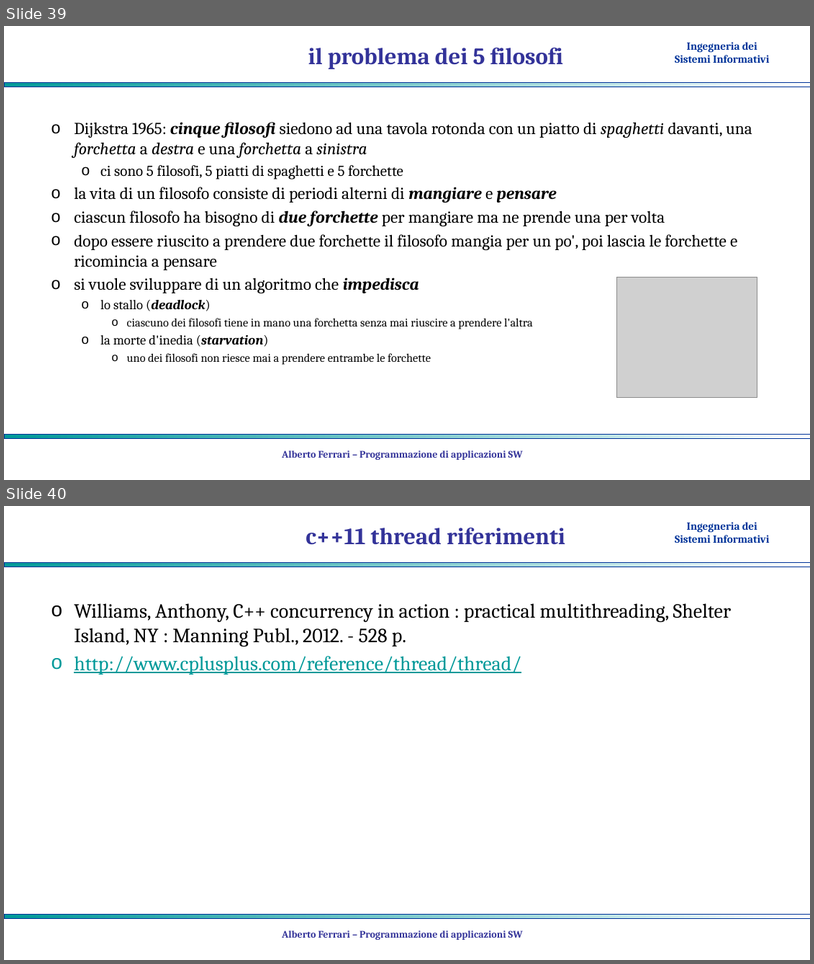
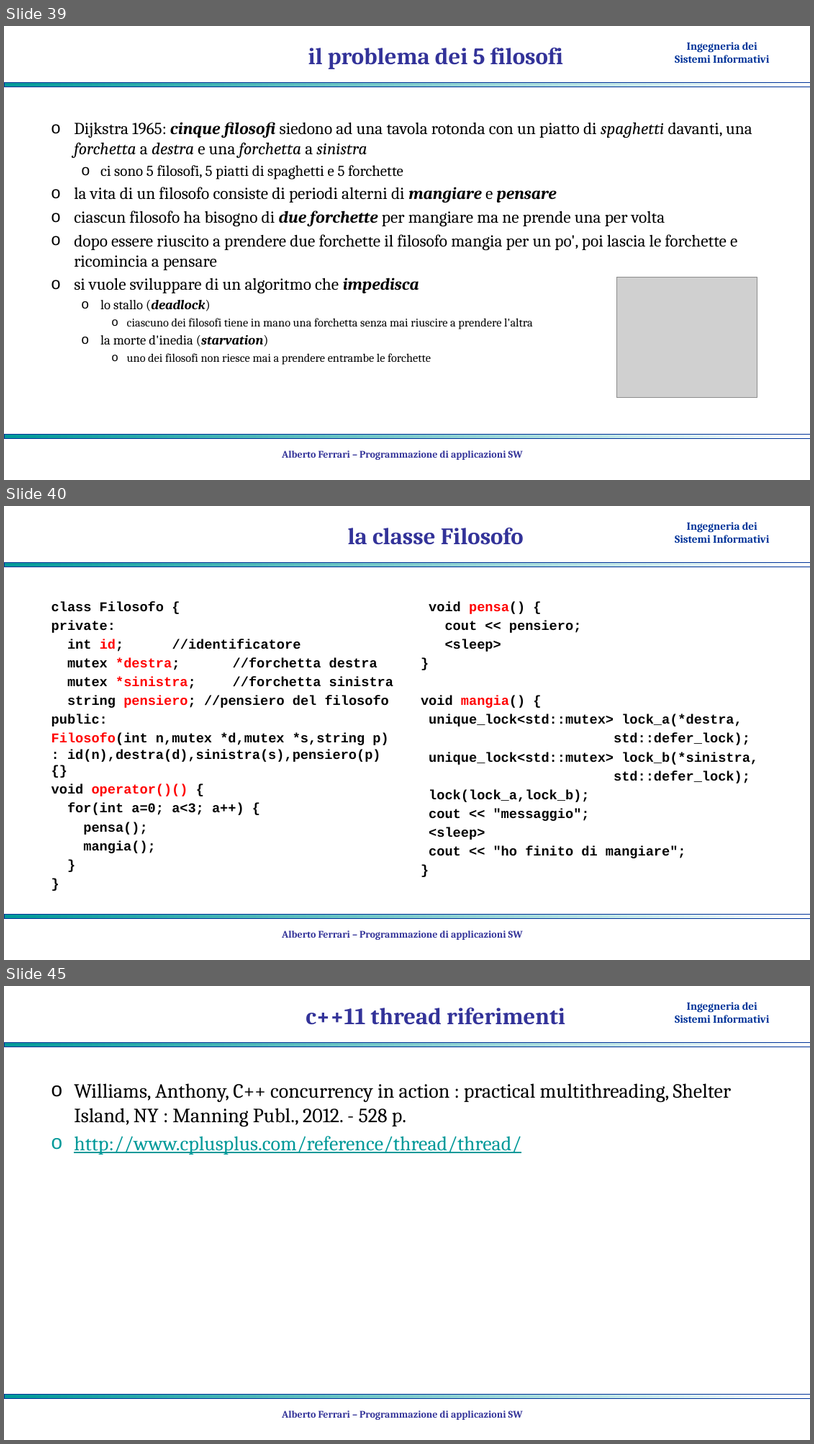
Before and after one commit to albertoferrari/pasw, a slide deck: lezioni/PASW13 - thread.pptx. Shown one above the other, each under a label of ours: slides 39 and 40 before the commit, slides 39, 40 and 45 after it; the slides between them are not shown. The pictures are 814x964 and 814x1444 pixels, drawn with LibreOffice and Linux fonts; fonts in the diff are those of the drawing; grey boxes stand for pictures; background and template pictures are left out. Boxes give left, top, right and bottom in pixels: in the first picture for what was removed or moved away, otherwise in the second. Text is boxed around its words. In the diff, an @@ line names an element or a change of style, - is before the commit and + after.

```diff
--- a/lezioni/PASW13 - thread.pptx
+++ b/lezioni/PASW13 - thread.pptx
@@ slide 40 added at box(4, 506, 810, 960), background #FFFFFF; not listed: 3 template elements that a slide beside it also shows @@
@@ title added at box(348, 528, 524, 545), 28 pt, text #333399, bold @@
+la classe Filosofo
@@ text added at box(52, 602, 394, 853), 16 pt, text #000000, bold @@
+class Filosofo {
+private:
+int id; //identificatore
+mutex *destra; //forchetta destra
+mutex *sinistra; //forchetta sinistra
+string pensiero; //pensiero del filosofo
+public:
+Filosofo(int n,mutex *d,mutex *s,string p) : id(n),destra(d),sinistra(s),pensiero(p) {}
+void operator()() {
+for(int a=0; a<3; a++) {
+pensa();
+mangia();
+}
+}
@@ text added at box(421, 602, 759, 858), 16 pt, text #000000, bold @@
+void pensa() {
+cout << pensiero;
+<sleep>
+}
+void mangia() {
+unique_lock<std::mutex> lock_a(*destra,
+std::defer_lock);
+unique_lock<std::mutex> lock_b(*sinistra,
+std::defer_lock);
+lock(lock_a,lock_b);
+cout << "messaggio";
+<sleep>
+cout << "ho finito di mangiare";
+}
@@ text added at box(282, 930, 523, 939), 12 pt, text #333399, bold @@
+Alberto Ferrari – Programmazione di applicazioni SW
@@ what was slide 40 is now slide 45 @@
```
Also in this commit, not shown: 4 other slides added, 1 other file.
